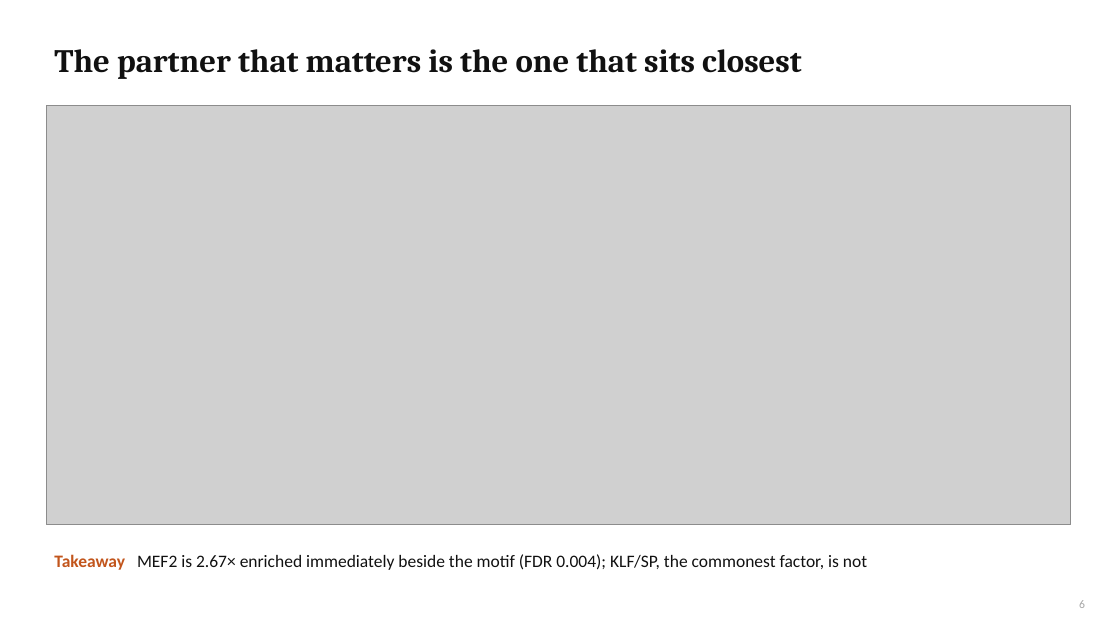
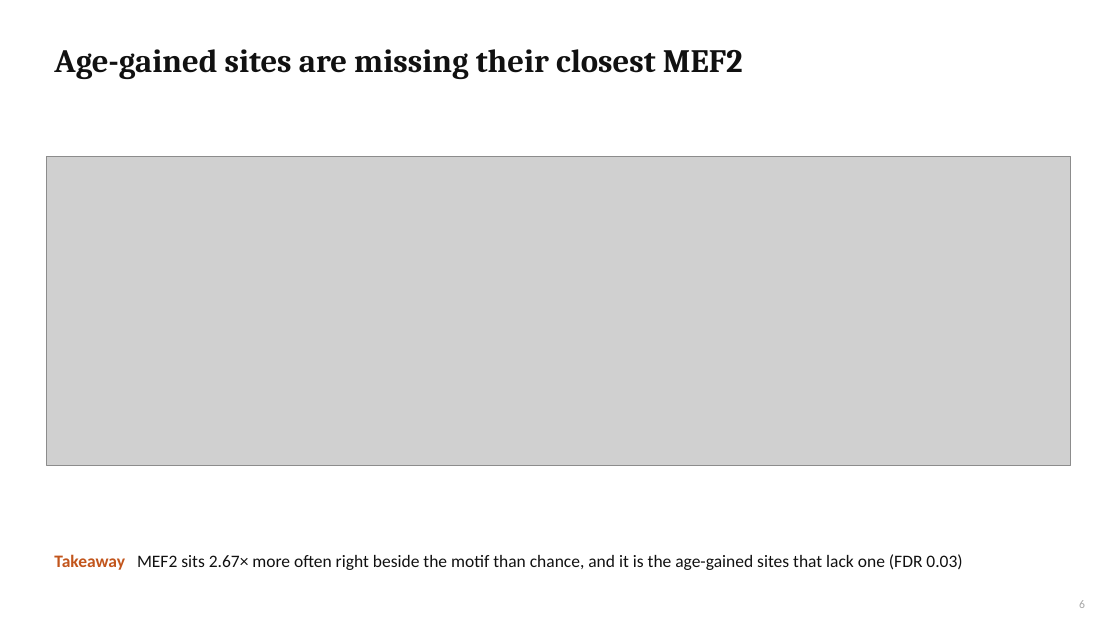
Before and after one commit to cytokine4242/Alpha_Genome_Ap1, a slide deck: slide 6 of Analysis/AP1_AlphaGenome_results.pptx. Drawn at 1120x630 pixels with LibreOffice and Linux fonts; fonts in the diff are those of the drawing; grey boxes stand for pictures. Boxes give left, top, right and bottom in pixels: in the first picture for what was removed or moved away, otherwise in the second. Text is boxed around its words. In the diff, an @@ line names an element or a change of style, - is before the commit and + after.

```diff
--- a/Analysis/AP1_AlphaGenome_results.pptx
+++ b/Analysis/AP1_AlphaGenome_results.pptx
@@ title at (54, 49, 743, 79): text changed @@
-The partner that matters is the one that sits closest
+Age-gained sites are missing their closest MEF2
@@ picture: place and size @@
-picture at (46, 105, 1071, 525)
+picture at (46, 156, 1071, 465)
@@ text at (54, 554, 962, 570): text changed @@
-Takeaway MEF2 is 2.67× enriched immediately beside the motif (FDR 0.004); KLF/SP, the commonest factor, is not
+Takeaway MEF2 sits 2.67× more often right beside the motif than chance, and it is the age-gained sites that lack one (FDR 0.03)
```
Also in this commit, not shown: 6 other slides changed, 21 other files.
